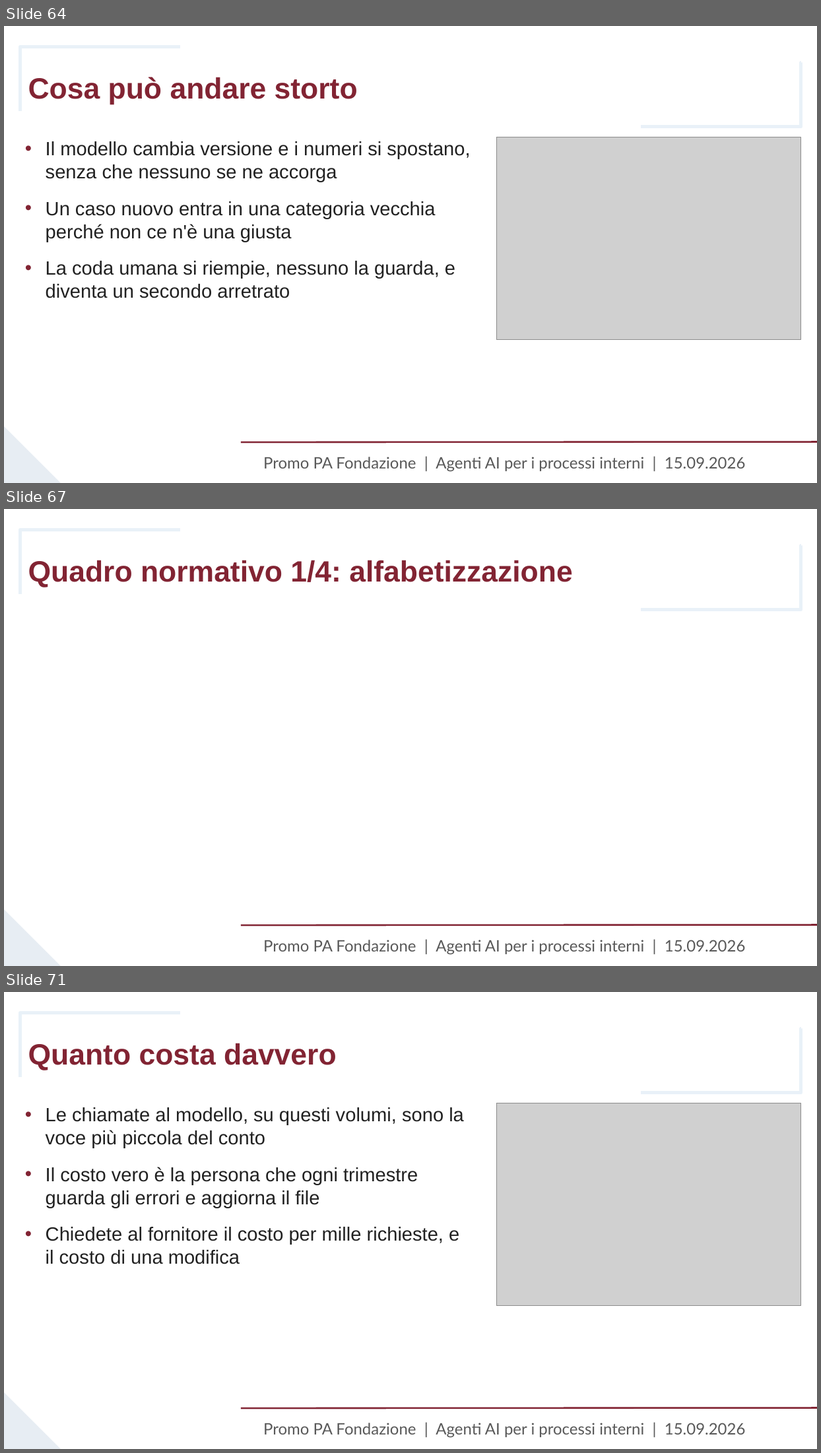
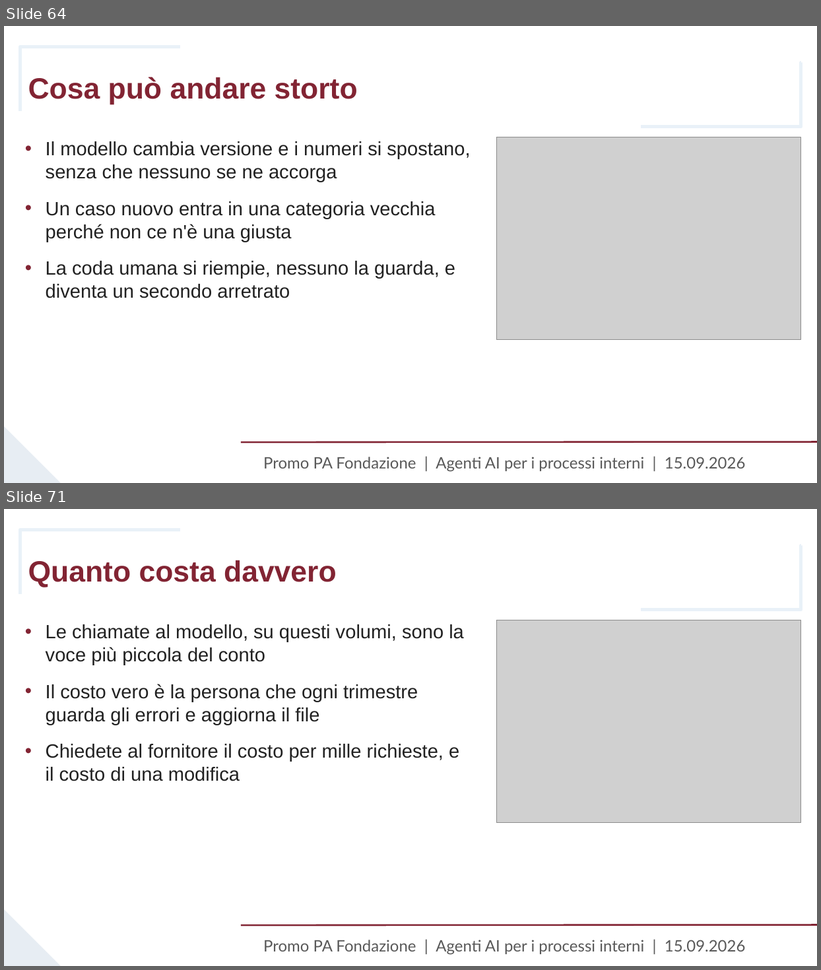
Before and after one commit to fabsilvestri/promopa-agenti-ai, a slide deck: slides/Lezione_15_settembre_Agenti_AI_PromoPA.pptx. Shown one above the other, each under a label of ours: slides 64, 67 and 71 before the commit, slides 64 and 71 after it; the slides between them are not shown. The pictures are 821x1453 and 821x970 pixels, drawn with LibreOffice and Linux fonts; fonts in the diff are those of the drawing; grey boxes stand for pictures; background and template pictures are left out. Boxes give left, top, right and bottom in pixels: in the first picture for what was removed or moved away, otherwise in the second. Text is boxed around its words. In the diff, an @@ line names an element or a change of style, - is before the commit and + after.

```diff
--- a/slides/Lezione_15_settembre_Agenti_AI_PromoPA.pptx
+++ b/slides/Lezione_15_settembre_Agenti_AI_PromoPA.pptx
@@ slide 67 removed at (4, 509, 817, 966), background #FFFFFF; not listed: 5 template elements that a slide beside it also shows @@
@@ title removed at (28, 560, 573, 588) @@
-Quadro normativo 1/4: alfabetizzazione
```
Also in this commit, not shown: 3 slides changed, 4 slides added, 3 other slides removed, 5 other files.
